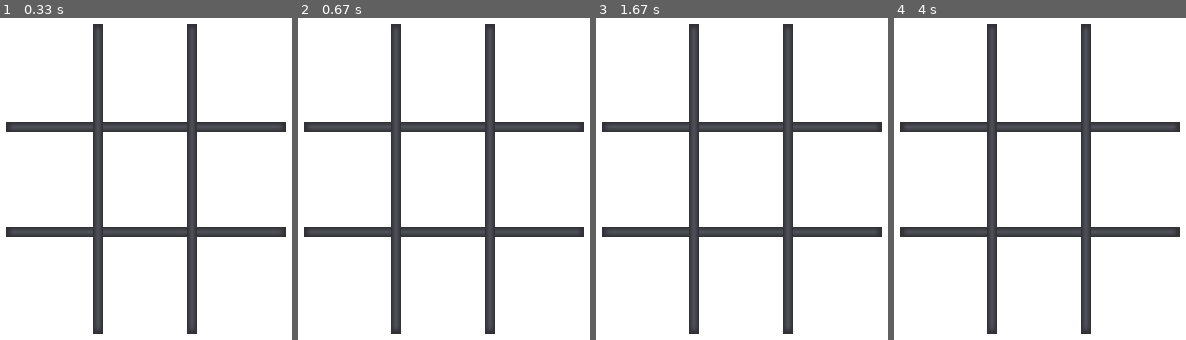
Above: before the commit, frames 1-4 (left to right).
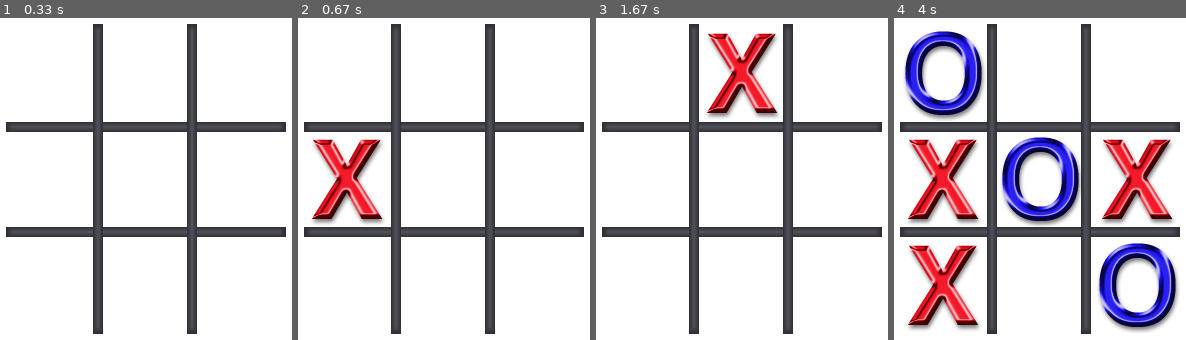
Above: after the commit, the same moments.

Repository: Rosebotics/catapult2019
Game: pygame game, started from learningPygame/Evan/05-TicTacToe/TicTacToe.py
Two runs of this game, one before a commit and one after it. Both use one fixed random seed, a clock stepped at 60 frames per second and the inputs below.
Inputs (mouse positions are in pixels of both pictures, inside the frame that each line leads up to):
- Up to frame 1 (0.33 s): no input
- Up to frame 2 (0.67 s): press the mouse at (446, 201) at 0.37 s; move the mouse to (400, 188) at 0.47 s; release the mouse at (350, 175) at 0.6 s
- Up to frame 3 (1.67 s): press the mouse at (744, 201) at 0.7 s; move the mouse to (812, 256) at 0.8 s; release the mouse at (882, 314) at 0.93 s; tap Space at 1 s; press the mouse at (744, 201) at 1.37 s; move the mouse to (736, 153) at 1.47 s; release the mouse at (730, 104) at 1.6 s
- Up to frame 4 (4 s): tap Space at 1.73, 2.03 s; click (1183, 323) at 1.75 s; press the mouse at (1042, 201) at 2.2 s; move the mouse to (1110, 172) at 2.3 s; release the mouse at (1177, 143) at 2.43 s; press the mouse at (1042, 201) at 2.53 s; move the mouse to (984, 146) at 2.63 s; release the mouse at (929, 95) at 2.77 s; press the mouse at (1042, 201) at 2.87 s; move the mouse to (987, 207) at 2.97 s; release the mouse at (931, 217) at 3.1 s; click (1177, 265) at 3.22 s; click (923, 320) at 3.55 s; click (1002, 159) at 3.88 s

Frame 1 is identical in both runs. In frame 2, 3.8% of the frame differs, in the area x 4-30%, y 37-64%; in frame 3, 3.8%; in frame 4, 25%, in the area x 3-98%, y 4-98%.

Commit message:
made and compleeted tic tac toe

Diff:
--- a/learningPygame/Evan/05-TicTacToe/TicTacToe.py
+++ b/learningPygame/Evan/05-TicTacToe/TicTacToe.py
@@ -30,7 +30,8 @@
             return
         click_x, click_y = pygame.mouse.get_pos()
         row, col = get_row_col(click_x, click_y)
-        if row < 0 or row > 3 or col < 0 or col > 3:
+        #print(row,col)
+        if row < 0 or row >= 3 or col < 0 or col >= 3:
             return
         if self.board[row][col] == '.':
             if self.turn_counter % 2 == 0:
@@ -56,34 +57,67 @@
         lines.append(self.board[0][0] + self.board[1][1] + self.board[2][2])
         lines.append(self.board[0][2] + self.board[1][1] + self.board[2][0])
 
-        # TODO: Use the lines list to determine if there is a winner.
-        # TODO: If there is a winner, update the title text, play a sound, and set game_is_over to True.
+        # done: Use the lines list to determine if there is a winner.
+        # done: If there is a winner, update the title text, play a sound, and set game_is_over to True.
+        for line in lines:
+            if line == 'XXX':
+                pygame.display.set_caption("X won")
+                self.game_is_over = True
+                pygame.mixer.music.play()
+            if line == 'OOO':
+                pygame.display.set_caption("O won")
+                self.game_is_over = True
+                pygame.mixer.music.play()
 
 
 def draw_board(screen, game):
     """ Draw the board based on the marked store in the board configuration array """
-    # TODO: Loop over the game.board to place X and O images on the screen as appropriate.
+    # done: Loop over the game.board to place X and O images on the screen as appropriate.
+    for row in range(3):
+        for col in range(3):
+            current_mark = game.board[row][col]
+            if current_mark == 'X':
+                x_image = pygame.image.load("x_mark.png")
+                screen.blit(x_image,get_xy_position(row,col))
+            if current_mark == 'O':
+                o_image = pygame.image.load("o_mark.png")
+                screen.blit(o_image,get_xy_position(row,col))
 
 
 def main():
     pygame.init()
     pygame.mixer.music.load("win.mp3")
+
     screen = pygame.display.set_mode((380, 400))
     pygame.display.set_caption("X's Turn")
     board_surface = pygame.image.load("board.png")
-    # TODO: Create an instance of the Game class
+    # done: Create an instance of the Game class
+    game = Game()
+
+    # done remove this later
+    #game.board[0][0] = 'X'
+    #game.board[1][1] = 'O'
+    #game.board[2][0] = 'O'
 
     while True:
         for event in pygame.event.get():
+            pressed_keys = pygame.key.get_pressed()
             if event.type == pygame.QUIT:
                 sys.exit()
-            # TODO: When a MOUSEBUTTONUP event occurs take a game turn
-            # TODO: When the K_SPACE key is pressed create a new game instance and update the text.
+            # done When a MOUSEBUTTONUP event occurs take a game turn
+            # done: When the K_SPACE key is pressed create a new game instance and update the text.
+            if event.type == pygame.MOUSEBUTTONUP:
+             #   print("testing")
+                game.take_turn()
+            if pressed_keys[pygame.K_SPACE]:
+                game = Game()
+                pygame.display.set_caption("X's Turn")
 
         screen.fill(pygame.Color("white"))
         screen.blit(board_surface, get_xy_position(0, 0))
 
-        # TODO: Call draw_board
+        # done: Call draw_board
+        draw_board(screen,game)
 
         pygame.display.update()
 
Not shown, changed: learningPygame/Evan/evans notes
